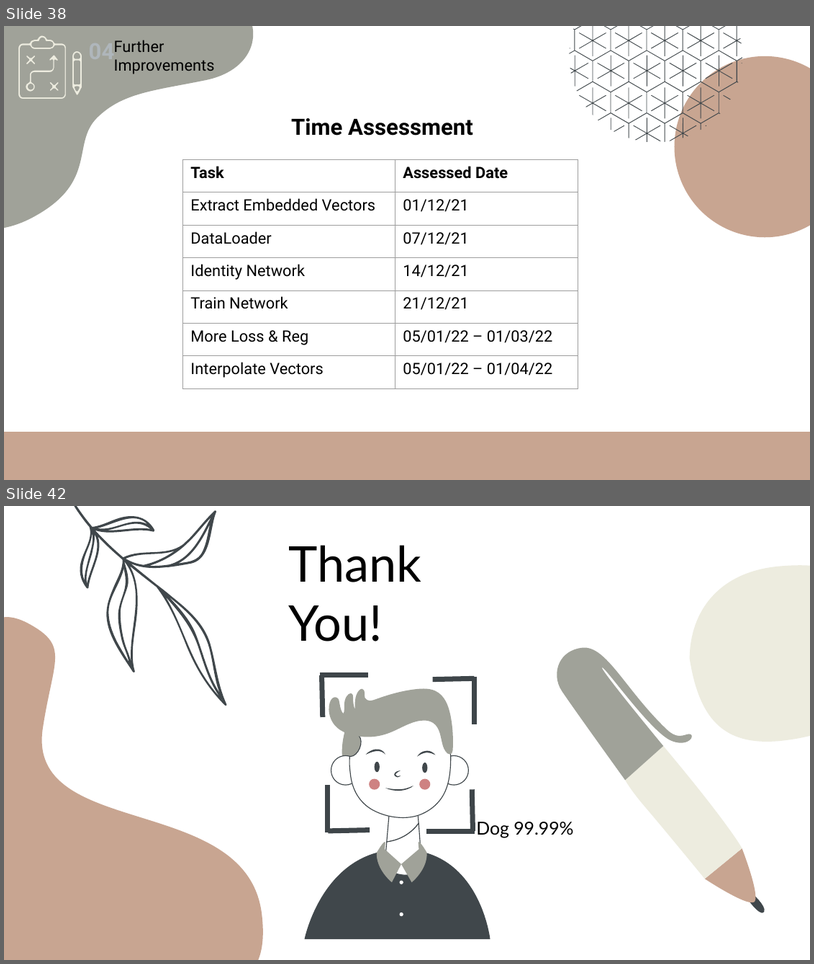
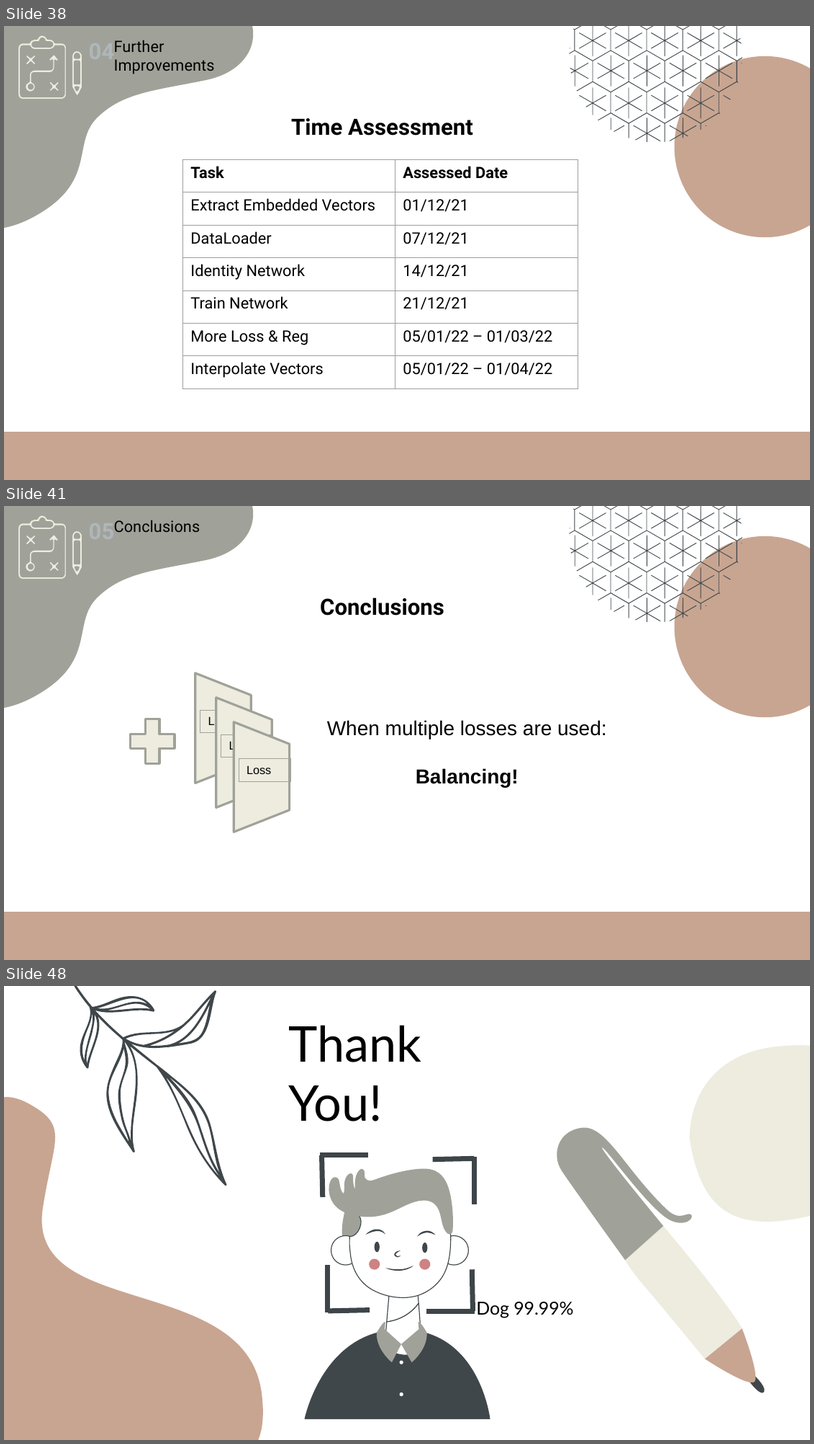
Before and after one commit to kariander1/FaceRecognition, a slide deck: Final Presentation.pptx. Shown one above the other, each under a label of ours: slides 38 and 42 before the commit, slides 38, 41 and 48 after it; the slides between them are not shown. The pictures are 814x964 and 814x1444 pixels, drawn with LibreOffice and Linux fonts; fonts in the diff are those of the drawing. Boxes give left, top, right and bottom in pixels: in the first picture for what was removed or moved away, otherwise in the second. Text is boxed around its words. In the diff, an @@ line names an element or a change of style, - is before the commit and + after.

Commit message:
Added conclusions to final presentation

```diff
--- a/Final Presentation.pptx
+++ b/Final Presentation.pptx
@@ slide 41 added at <box>4,506,810,960</box>, background #FFFFFF; not listed: 26 template elements that a slide beside it also shows @@
@@ text added at <box>89,516,115,546</box>, 20 pt, text #AFB6BB, bold @@
+05
@@ text added at <box>114,520,201,532</box>, 14 pt, text #000000 @@
+Conclusions
@@ group added at <box>18,515,83,580</box>: 5 freeform shapes @@
@@ text added at <box>320,597,445,615</box>, 20 pt, text #000000, bold @@
+Conclusions
@@ flow chart manual operation added at <box>196,673,251,783</box>, fill #EDECDF, outline #A0A299 2 pt @@
@@ flow chart manual operation added at <box>216,698,272,807</box>, fill #EDECDF, outline #A0A299 2 pt @@
@@ plus sign added at <box>123,710,183,771</box>, fill #EDECDF, outline #A0A299 2 pt @@
@@ rectangle added at <box>200,710,252,733</box>, outline #A0A299 0.75 pt, 10.5 pt, text #000000 @@
+Loss
@@ text added at <box>327,720,607,787</box>, 18 pt, text #000000 @@
+When multiple losses are used:
+Balancing!
@@ rectangle added at <box>221,734,273,757</box>, outline #A0A299 0.75 pt, 10.5 pt, text #000000 @@
+Loss
@@ flow chart manual operation added at <box>234,722,289,831</box>, fill #EDECDF, outline #A0A299 2 pt @@
@@ rectangle added at <box>239,759,291,781</box>, outline #A0A299 0.75 pt, 10.5 pt, text #000000 @@
+Loss
@@ rectangle added at <box>83,798,183,902</box>, fill #FFFFFF @@
@@ what was slide 42 is now slide 48 @@
```
Also in this commit, not shown: 1 slide changed, 5 other slides added.
